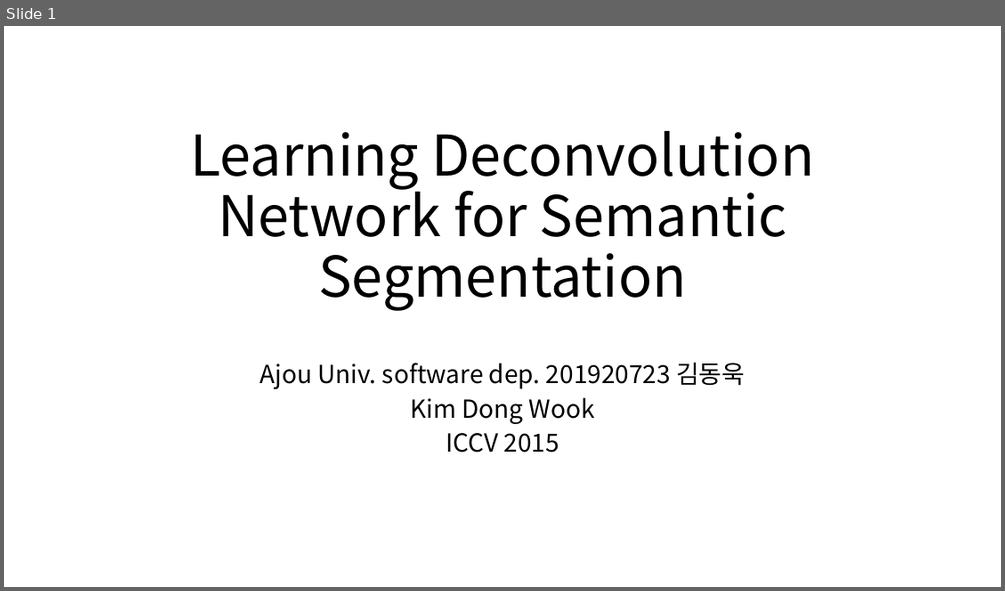
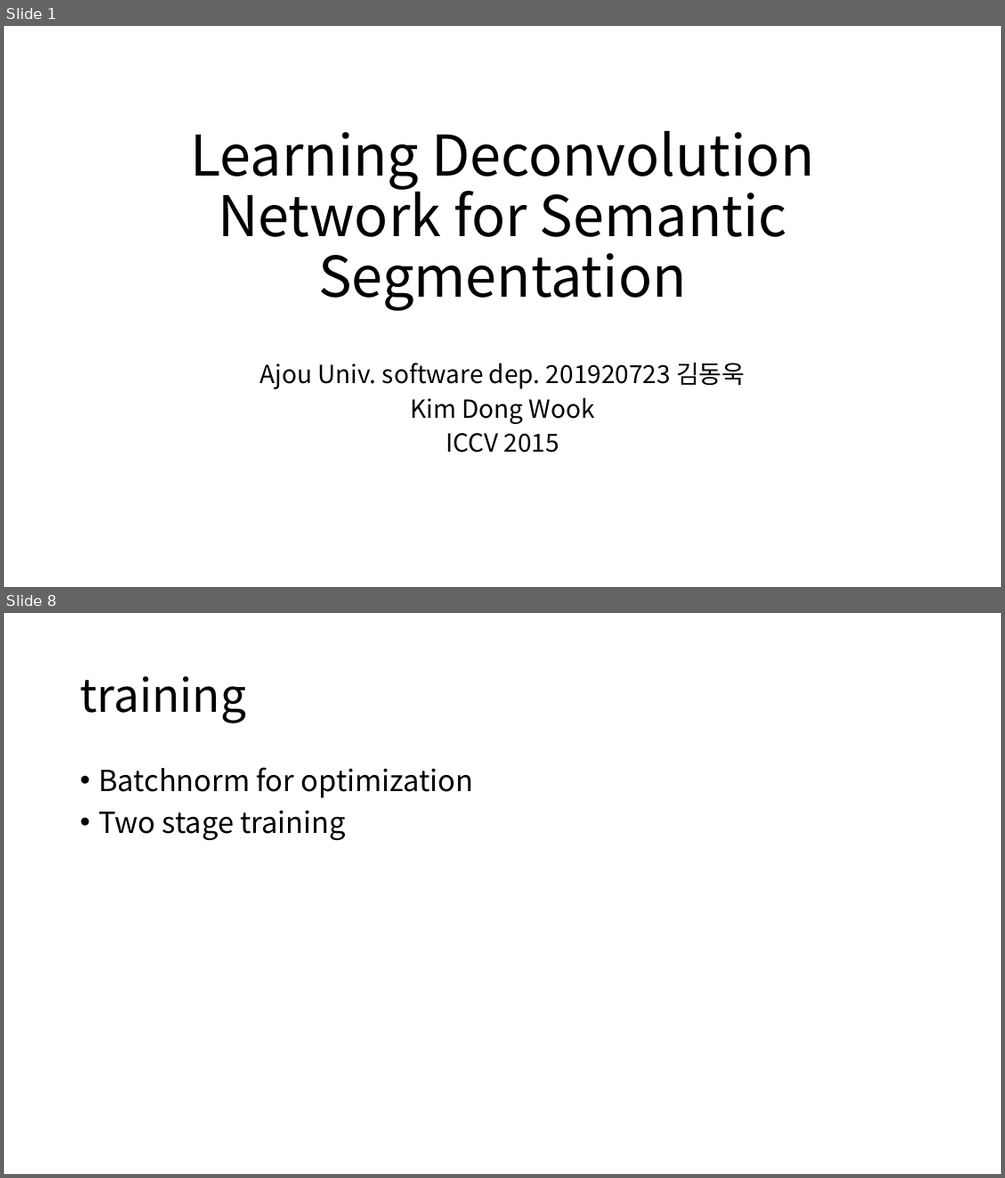
Before and after one commit to kyle1213/deep-learning-study, a slide deck: Deconvolution Net.pptx. Shown one above the other, each under a label of ours: slide 1 before the commit, slides 1 and 8 after it; the slides between them are not shown. The pictures are 1005x591 and 1005x1178 pixels, drawn with LibreOffice and Linux fonts; fonts in the diff are those of the drawing. Boxes give left, top, right and bottom in pixels: in the first picture for what was removed or moved away, otherwise in the second. Text is boxed around its words. In the diff, an @@ line names an element or a change of style, - is before the commit and + after.

```diff
--- a/Deconvolution Net.pptx
+++ b/Deconvolution Net.pptx
@@ slide 8 added at (x1=4, y1=613, x2=1001, y2=1174), background #FFFFFF @@
@@ title added at (x1=80, y1=676, x2=246, y2=723), 44 pt, text #000000 @@
+training
@@ text added at (x1=98, y1=767, x2=473, y2=840), 28 pt, text #000000 @@
+• Batchnorm for optimization
+• Two stage training
```
Also in this commit, not shown: 7 other slides added.
